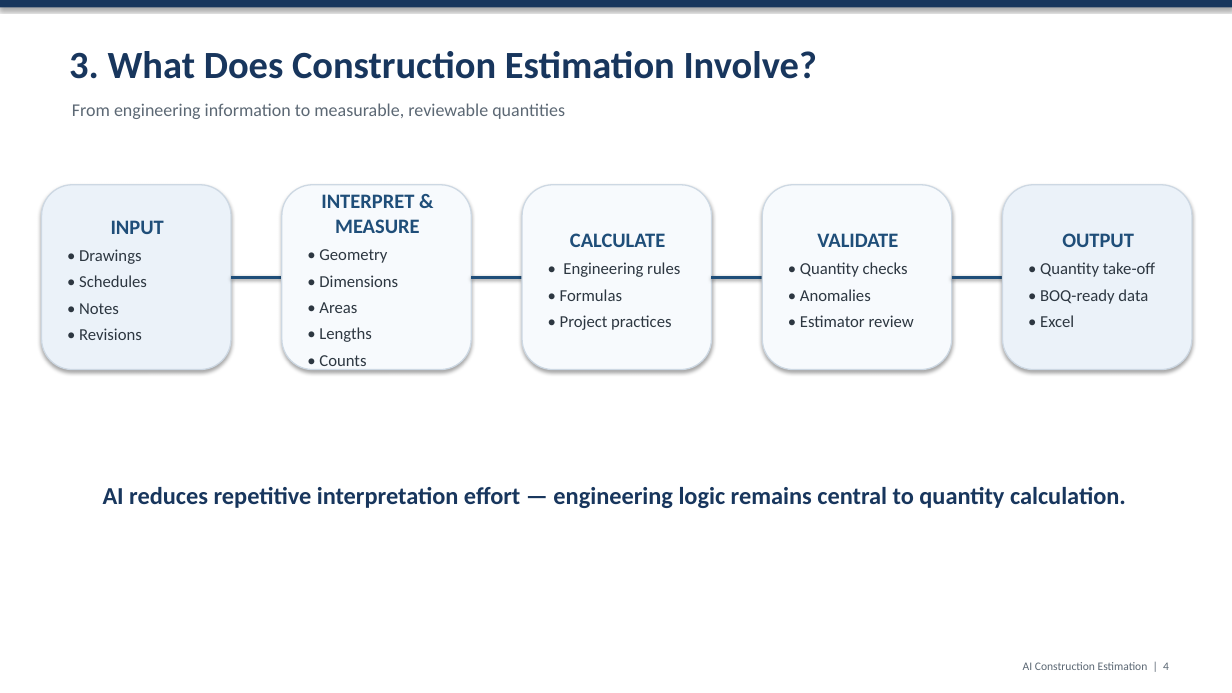
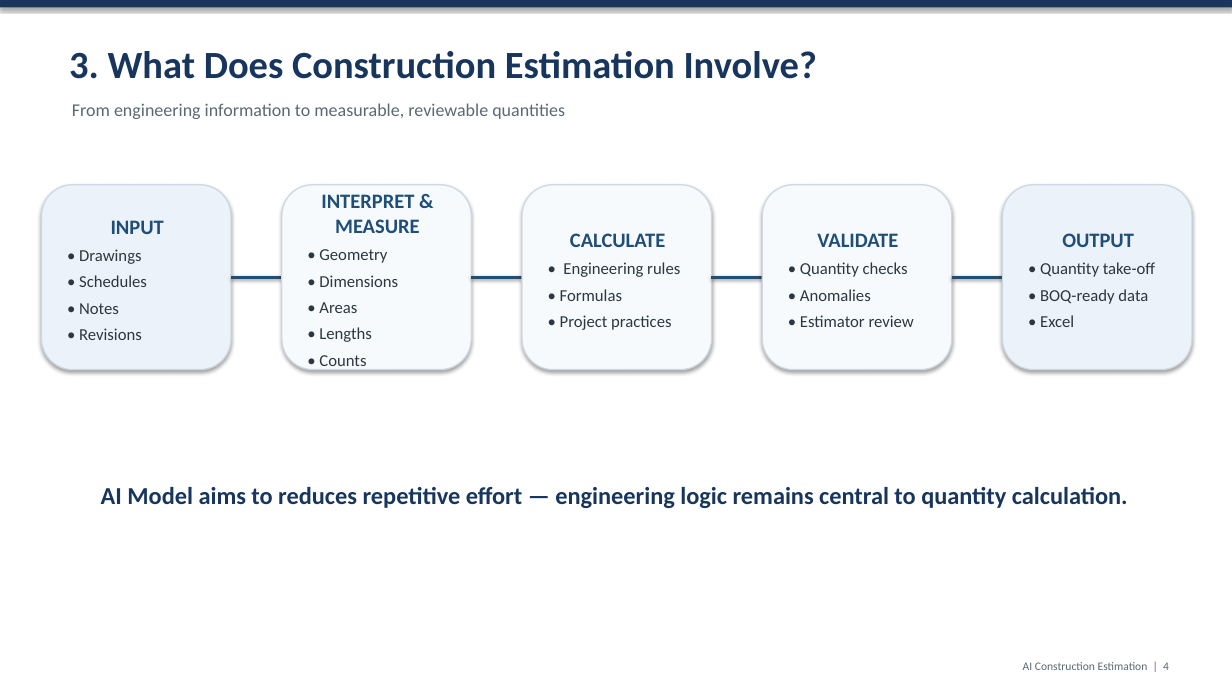
Before and after one commit to NishanthHanumantha/SteelBeamEstimator, a slide deck: slide 4 of Version10/V10_Report_Docs/Complete_AI_Estimation_Overview_V10.pptx. Drawn at 1232x693 pixels with LibreOffice and Linux fonts; fonts in the diff are those of the drawing. Boxes give left, top, right and bottom in pixels: in the first picture for what was removed or moved away, otherwise in the second. Text is boxed around its words. In the diff, an @@ line names an element or a change of style, - is before the commit and + after.

```diff
--- a/Version10/V10_Report_Docs/Complete_AI_Estimation_Overview_V10.pptx
+++ b/Version10/V10_Report_Docs/Complete_AI_Estimation_Overview_V10.pptx
@@ text at [101, 487, 1128, 508]: text changed @@
-AI reduces repetitive interpretation effort — engineering logic remains central to quantity calculation.
+AI Model aims to reduces repetitive effort — engineering logic remains central to quantity calculation.
```
Also in this commit, not shown: 3 other slides changed, 6 slides added, 5 slides removed, 14 other files.
